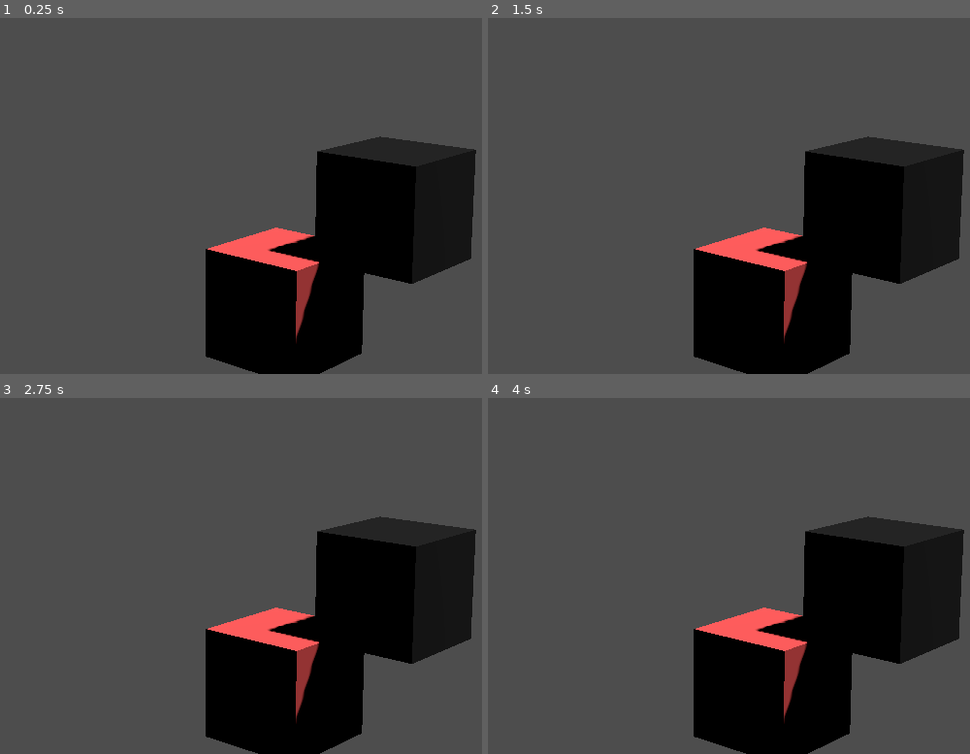
Above: before the commit, frames 1-4 (two rows, left to right).
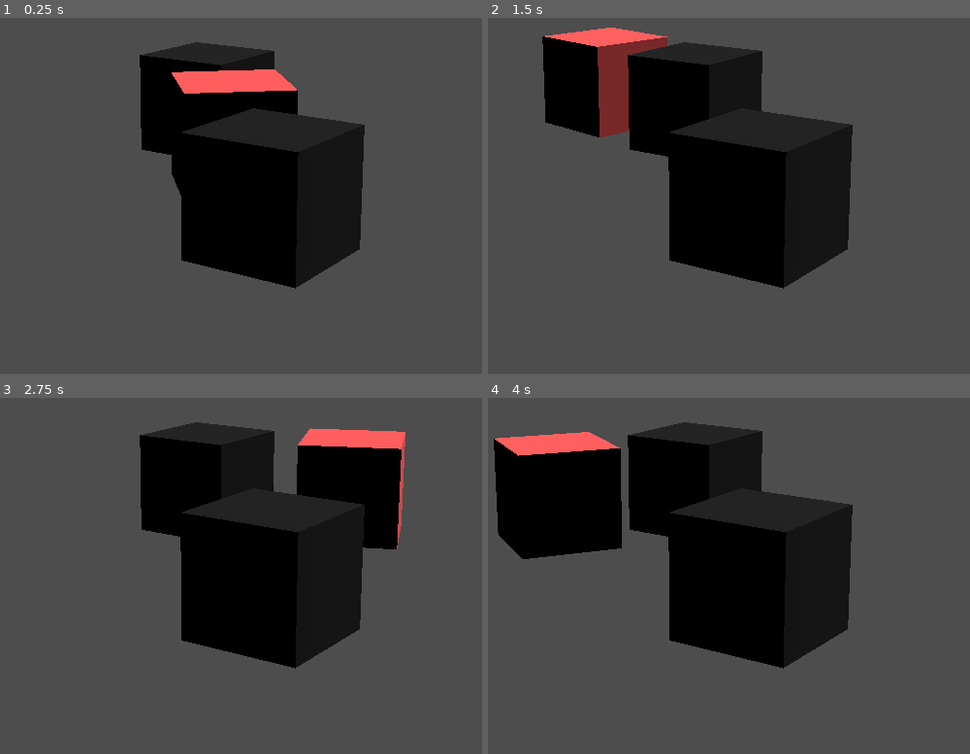
Above: after the commit, the same moments.

Repository: dmlary/godot-stencil-based-outline-compositor-effect
Game: Godot game, scene res://node_3d.tscn
Same seed, same stepped clock (60 frames per second), same inputs: the game is played once before the commit and once after it. The project has no main scene, so this scene is started directly.
Inputs:
- Up to frame 1 (0.25 s): no input
- Up to frame 2 (1.5 s): no input
- Up to frame 3 (2.75 s): no input
- Up to frame 4 (4 s): no input

The runs differ from the first frame. In frame 1, 36% of the frame differs, in the area x 28-99%, y 6-100%; in frame 2, 41%; in frame 3, 40%; in frame 4, 44%, in the area x 1-99%, y 6-100%.
Error in both runs: Cannot call method 'vertex_format_create' on a null value. (res://stencil_based_outilne_compositor_effect.gd:99)

Commit message:
It all works!

Diff:
--- a/node_3d.gd
+++ b/node_3d.gd
@@ -3,7 +3,8 @@
 @export var texture_rect: TextureRect
 @export var texture_rect2: TextureRect
 @export var camera: Camera3D
-@export var mesh: MeshInstance3D
+@export var arm: Node3D
+@export var rotation_speed := 13.0
 
 ## Grab the CompositorEffect from the camera
 @onready var outline_effect = camera.compositor.compositor_effects[0]
@@ -25,5 +26,9 @@
     timer.autostart = true
     add_child(timer)
 
+func _process(delta):
+    arm.rotate_y(rotation_speed * delta)
+
+
 func _check_shader() -> void:
     outline_effect.check_for_shader_changes()
--- a/node_3d.tscn
+++ b/node_3d.tscn
@@ -18,42 +18,53 @@
 [sub_resource type="CompositorEffect" id="CompositorEffect_a0tk4"]
 resource_local_to_scene = false
 resource_name = ""
-enabled = true
+enabled = false
 effect_callback_type = 4
 needs_motion_vectors = false
 needs_normal_roughness = false
 script = ExtResource("2_noarx")
+passes = 7
 metadata/_custom_type_script = "uid://d5yrhticd74c"
 
 [sub_resource type="Compositor" id="Compositor_a0tk4"]
 compositor_effects = Array[CompositorEffect]([SubResource("CompositorEffect_a0tk4")])
 
-[node name="Node3D" type="Node3D" node_paths=PackedStringArray("texture_rect", "texture_rect2", "camera")]
+[node name="Node3D" type="Node3D" node_paths=PackedStringArray("texture_rect", "texture_rect2", "camera", "arm")]
 script = ExtResource("1_noarx")
 texture_rect = NodePath("VBoxContainer/TextureRect")
 texture_rect2 = NodePath("VBoxContainer/TextureRect2")
 camera = NodePath("Camera3D")
+arm = NodePath("Turntable")
+rotation_speed = 3.0
 
 [node name="DirectionalLight3D" type="DirectionalLight3D" parent="."]
 transform = Transform3D(-0.8660254, -0.43301278, 0.25, 0, 0.49999997, 0.86602545, -0.50000006, 0.75, -0.43301266, 0, 0, 0)
 shadow_enabled = true
 
-[node name="StencilMaterialBox" type="MeshInstance3D" parent="."]
-transform = Transform3D(1, 0, 0, 0, 1, 0, 0, 0, 1, 0.673028, -0.7155442, 1.8366327)
+[node name="Turntable" type="Node3D" parent="."]
+
+[node name="StencilMaterialBox" type="MeshInstance3D" parent="Turntable"]
+transform = Transform3D(1, 0, 0, 0, 1, 0, 0, 0, 1, 0, 0, 1.5)
 mesh = SubResource("BoxMesh_jka67")
+skeleton = NodePath("../..")
 surface_material_override/0 = SubResource("StandardMaterial3D_a0tk4")
 
 [node name="Box" type="MeshInstance3D" parent="."]
-transform = Transform3D(1, 0, 0, 0, 1, 0, 0, 0, 1, 1.3281426, 0.13913012, 1.1115446)
+mesh = SubResource("BoxMesh_a0tk4")
+surface_material_override/0 = SubResource("StandardMaterial3D_jka67")
+
+[node name="Box2" type="MeshInstance3D" parent="."]
+transform = Transform3D(1, 0, 0, 0, 1, 0, 0, 0, 1, 2.2949846, 0, 2.4584692)
 mesh = SubResource("BoxMesh_a0tk4")
 surface_material_override/0 = SubResource("StandardMaterial3D_jka67")
 
 [node name="Camera3D" type="Camera3D" parent="."]
-transform = Transform3D(0.7477981, -0.12668309, 0.651728, 0, 0.9816271, 0.19080898, -0.66392624, -0.14268659, 0.73405886, 6.5122004, 2.4694471, 9.449494)
+transform = Transform3D(0.82349306, -0.14683492, 0.54799527, 1.4940252e-08, 0.96592593, 0.25881913, -0.5673264, -0.2131357, 0.7954332, 6.5122004, 2.4694471, 9.449494)
 compositor = SubResource("Compositor_a0tk4")
 fov = 22.0
 
 [node name="VBoxContainer" type="VBoxContainer" parent="."]
+visible = false
 clip_contents = true
 offset_right = 40.0
 offset_bottom = 40.0
Not shown, changed: draw_outline.glsl
Not shown, changed: stencil_copy.glsl
